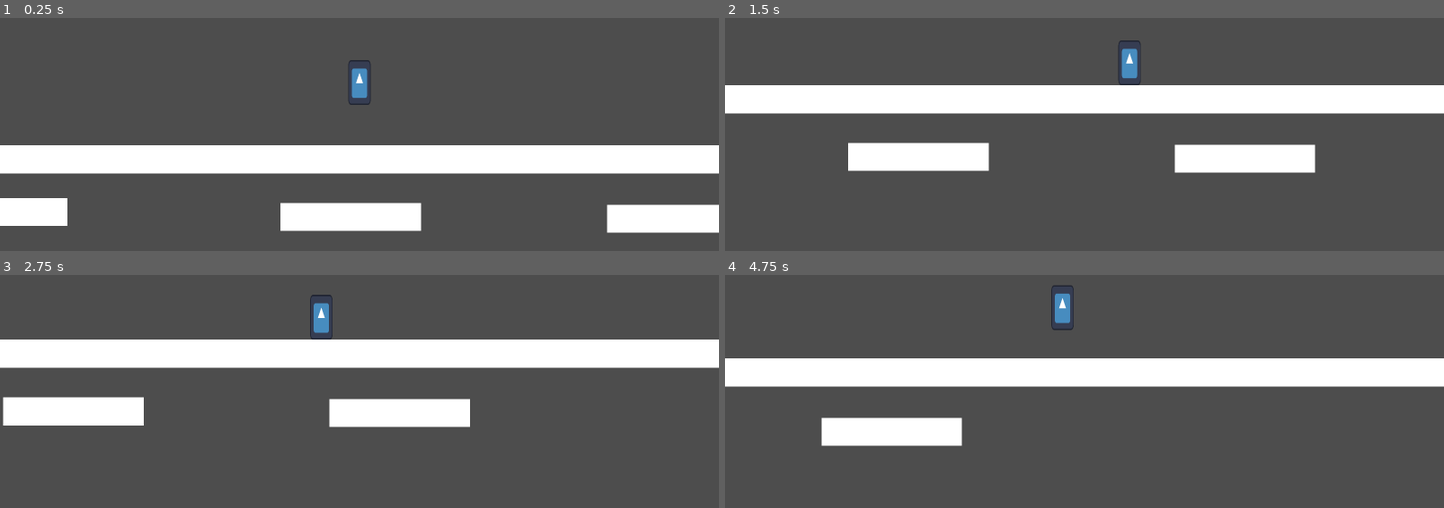
Above: before the commit, frames 1-4 (two rows, left to right).
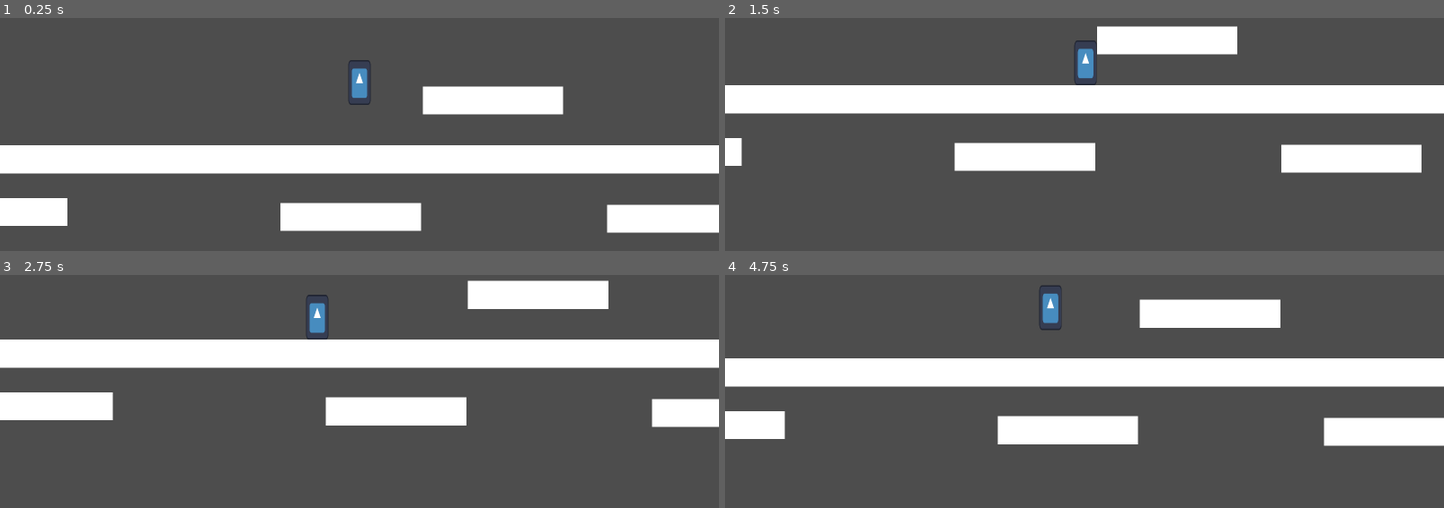
Above: after the commit, the same moments.

Repository: rcfisch/something_freaky
Game: Godot game, scene res://Levels/Testing/main.tscn
The game is run twice, just before and just after one commit, with the same random seed, the same clock (stepped at 60 frames per second) and the same inputs. The engine's default icon, where the game draws it, is replaced by a stand-in: a white triangle on a blue panel in a dark square.
Inputs:
- Up to frame 1 (0.25 s): no input
- Up to frame 2 (1.5 s): hold D (right) from 0.53 s (still down); tap Space (jump) at 0.77 s
- Up to frame 3 (2.75 s): tap Space (jump) at 1.52 s; release D (right) at 2.03 s; hold A (left) from 2.03 s (still down)
- Up to frame 4 (4.75 s): release A (left) at 2.78 s; hold D (right) 2.78-4.28 s; tap Space (jump) at 3.02, 3.77, 4.52 s; hold A (left) from 4.28 s (still down)

The runs differ from the first frame. In frame 1, 2.4% of the frame differs, in the area x 58-79%, y 29-42%; in frame 2, 11%; in frame 3, 5.7%; in frame 4, 11%, in the area x 0-100%, y 4-74%.

Commit message:
testing platform

Diff:
--- a/Entities/Player/player.gd
+++ b/Entities/Player/player.gd
@@ -67,6 +67,7 @@
 		coyote_time = coyote_frames
 	else:
 		coyote_time = max(coyote_time - 1, 0)
+
 	if is_on_floor() and is_jumping == false and jump_buffer_time > 0:
 		jump()
 		jump_buffer_time = 0
--- a/Levels/Testing/main.tscn
+++ b/Levels/Testing/main.tscn
@@ -19,3 +19,6 @@
 
 [node name="TestFloor4" parent="." instance=ExtResource("2_ndhlg")]
 position = Vector2(-1290, 587)
+
+[node name="TestFloor5" parent="." instance=ExtResource("2_ndhlg")]
+position = Vector2(475, 189)
